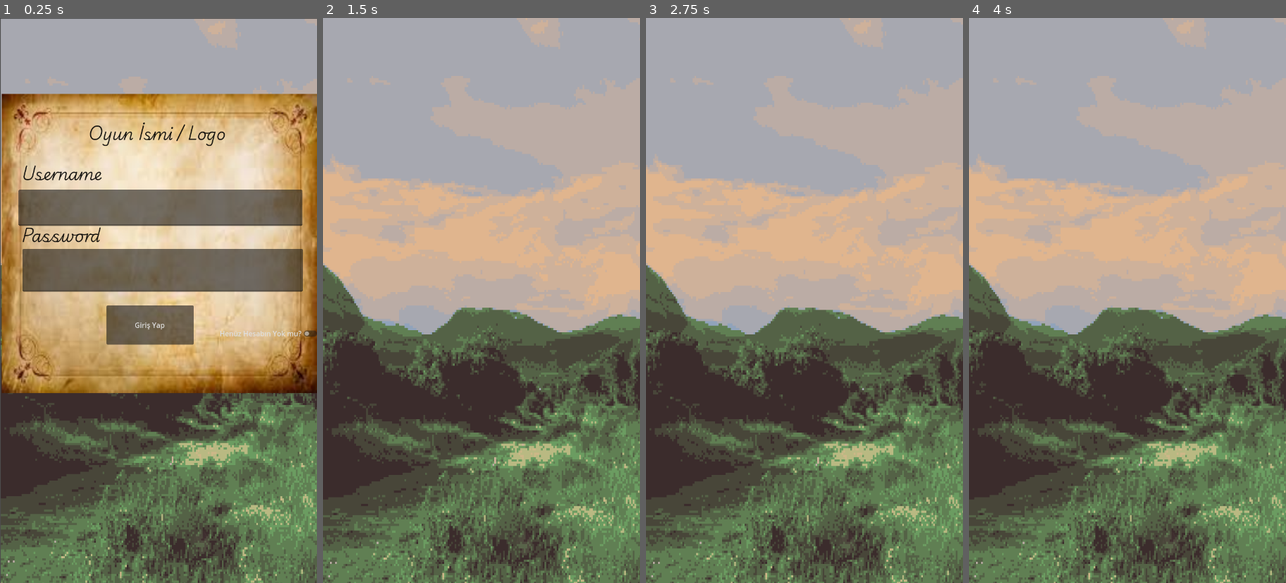
Above: before the commit, frames 1-4 (left to right).
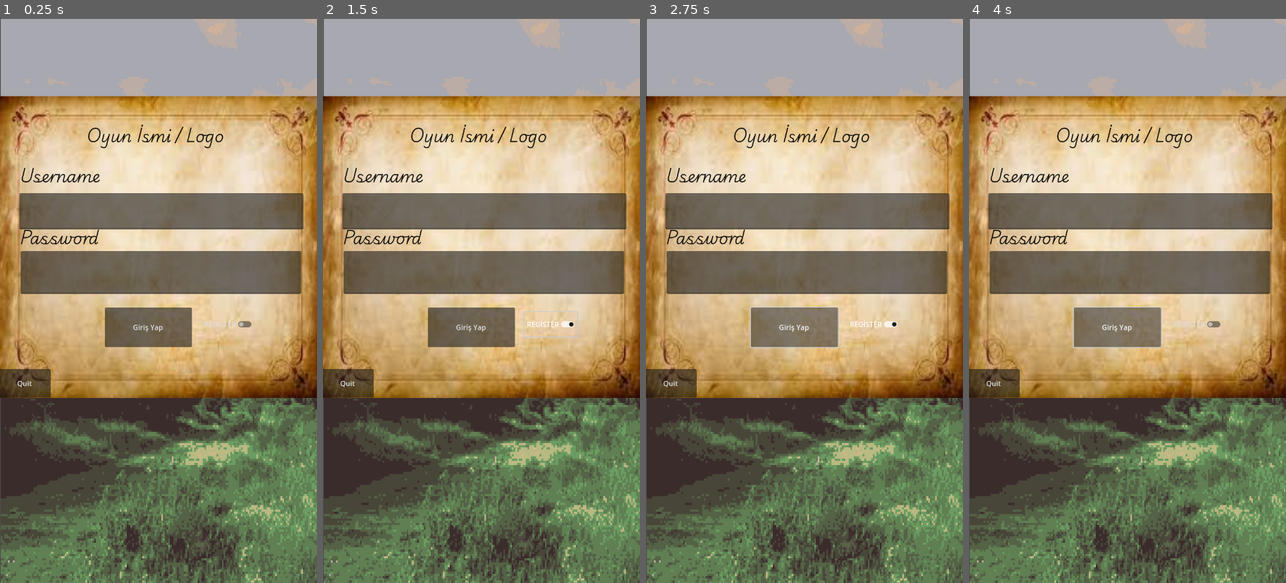
Above: after the commit, the same moments.

Repository: OmerCanInan/Tycoon_game
Game: Godot game, scene res://scenes/Main.tscn
The game is run twice, just before and just after one commit, with the same random seed, the same clock (stepped at 60 frames per second) and the same inputs.
Inputs (mouse positions are in pixels of both pictures, inside the frame that each line leads up to):
- Up to frame 1 (0.25 s): no input
- Up to frame 2 (1.5 s): click "Giriş Yap" at 0.5 s; click (551, 323) at 1.25 s, where only the run after the commit has a clickable "REGİSTER"
- Up to frame 3 (2.75 s): click (794, 328) at 2 s, where only the run after the commit has a clickable "Giriş Yap"
- Up to frame 4 (4 s): click (1197, 323) at 2.75 s, where only the run after the commit has a clickable "REGİSTER"; click (1117, 328) at 3.5 s, where only the run after the commit has a clickable "Giriş Yap"

The runs differ from the first frame. In frame 1, 10% of the frame differs, in the area x 0-100%, y 13-68%; in frame 2, 55%; in frame 3, 56%, in the area x 0-100%, y 0-100%; in frame 4, 56%.

Commit message:
Tycoon_Game

Diff:
--- a/Tycoon_Game/project.godot
+++ b/Tycoon_Game/project.godot
@@ -26,6 +26,15 @@
 window/size/viewport_height=1280
 window/size/mode=3
 window/size/initial_position_type=0
+window/size/borderless=true
+
+[input]
+
+!={
+"deadzone": 0.5,
+"events": [Object(InputEventKey,"resource_local_to_scene":false,"resource_name":"","device":-1,"window_id":0,"alt_pressed":false,"shift_pressed":true,"ctrl_pressed":false,"meta_pressed":false,"pressed":false,"keycode":0,"physical_keycode":49,"key_label":0,"unicode":33,"echo":false,"script":null)
+]
+}
 
 [rendering]
 
--- a/Tycoon_Game/scenes/Main.tscn
+++ b/Tycoon_Game/scenes/Main.tscn
@@ -7,14 +7,14 @@
 
 [node name="Node" type="Node"]
 
-[node name="Control" type="Control" parent="."]
+[node name="Login" type="Control" parent="."]
 layout_mode = 3
 anchors_preset = 0
 offset_right = 40.0
 offset_bottom = 40.0
 script = ExtResource("1_yavfn")
 
-[node name="NinePatchRect" type="NinePatchRect" parent="Control"]
+[node name="NinePatchRect" type="NinePatchRect" parent="Login"]
 layout_mode = 0
 offset_left = 2.0
 offset_top = 2.0
@@ -22,15 +22,14 @@
 offset_bottom = 1282.0
 texture = ExtResource("1_6dakt")
 
-[node name="NinePatchRect2" type="NinePatchRect" parent="Control"]
+[node name="NinePatchRect2" type="NinePatchRect" parent="Login"]
 layout_mode = 0
-offset_left = 4.0
-offset_top = 172.0
-offset_right = 720.0
-offset_bottom = 850.0
+offset_top = 177.0
+offset_right = 723.0
+offset_bottom = 861.0
 texture = ExtResource("2_sg474")
 
-[node name="Label3" type="Label" parent="Control/NinePatchRect2"]
+[node name="game_name_label" type="Label" parent="Login/NinePatchRect2"]
 layout_mode = 0
 offset_left = 196.0
 offset_top = 58.0
@@ -39,7 +38,7 @@
 text = "Oyun İsmi / Logo"
 label_settings = ExtResource("3_35mme")
 
-[node name="Label" type="Label" parent="Control/NinePatchRect2"]
+[node name="username_label" type="Label" parent="Login/NinePatchRect2"]
 layout_mode = 0
 offset_left = 45.0
 offset_top = 149.0
@@ -48,14 +47,15 @@
 text = "Username"
 label_settings = ExtResource("3_35mme")
 
-[node name="LineEdit" type="LineEdit" parent="Control/NinePatchRect2"]
+[node name="username_edit" type="LineEdit" parent="Login/NinePatchRect2"]
 layout_mode = 0
-offset_left = 38.0
-offset_top = 217.0
-offset_right = 683.0
-offset_bottom = 299.0
+offset_left = 44.0
+offset_top = 220.0
+offset_right = 689.0
+offset_bottom = 302.0
+caret_blink_interval = 9.05
 
-[node name="Label2" type="Label" parent="Control/NinePatchRect2"]
+[node name="password_label" type="Label" parent="Login/NinePatchRect2"]
 layout_mode = 0
 offset_left = 45.0
 offset_top = 289.0
@@ -64,14 +64,17 @@
 text = "Password"
 label_settings = ExtResource("3_35mme")
 
-[node name="LineEdit2" type="LineEdit" parent="Control/NinePatchRect2"]
+[node name="password_edit" type="LineEdit" parent="Login/NinePatchRect2"]
 layout_mode = 0
 offset_left = 47.0
 offset_top = 351.0
 offset_right = 684.0
 offset_bottom = 448.0
+clear_button_enabled = true
+secret = true
+secret_character = "*"
 
-[node name="Button" type="Button" parent="Control/NinePatchRect2"]
+[node name="login_button" type="Button" parent="Login/NinePatchRect2"]
 layout_mode = 1
 anchors_preset = -1
 anchor_bottom = 0.106
@@ -81,15 +84,24 @@
 offset_bottom = 496.132
 text = "Giriş Yap"
 
-[node name="CheckButton" type="CheckButton" parent="Control/NinePatchRect2"]
+[node name="register_switch" type="CheckButton" parent="Login/NinePatchRect2"]
 layout_mode = 1
 anchors_preset = -1
 anchor_right = 0.031
 anchor_bottom = 0.009
-offset_left = 489.0
-offset_top = 504.0
-offset_right = 700.804
-offset_bottom = 575.898
-text = "Henüz Hesabın Yok mu?"
+offset_left = 457.0
+offset_top = 489.0
+offset_right = 555.587
+offset_bottom = 538.844
+text = "REGİSTER"
 
-[connection signal="pressed" from="Control/NinePatchRect2/Button" to="Control" method="_on_button_pressed"]
+[node name="exit_button" type="Button" parent="Login/NinePatchRect2"]
+layout_mode = 0
+offset_left = -3.0
+offset_top = 618.0
+offset_right = 115.0
+offset_bottom = 683.0
+text = "Quit"
+
+[connection signal="pressed" from="Login/NinePatchRect2/login_button" to="Login" method="_on_button_pressed"]
+[connection signal="pressed" from="Login/NinePatchRect2/exit_button" to="Login" method="_on_exit_button_pressed"]
--- a/Tycoon_Game/scripts/Login.gd
+++ b/Tycoon_Game/scripts/Login.gd
@@ -1,7 +1,5 @@
 extends Control
 
-
-# Called when the node enters the scene tree for the first time.
 func _ready():
 	pass # Replace with function body.
 
@@ -10,6 +8,10 @@
 func _process(delta):
 	pass
 
+func _on_button_pressed():
+	if $NinePatchRect2/username_edit.text == "1234" && $NinePatchRect2/password_edit.text == "1234":
+		get_tree().change_scene_to_file("res://scenes/Game.tscn")
 
-func _on_button_pressed():
-	get_tree().change_scene_to_file("res://scenes/Game.tscn")
+
+func _on_exit_button_pressed():
+	get_tree().quit()
